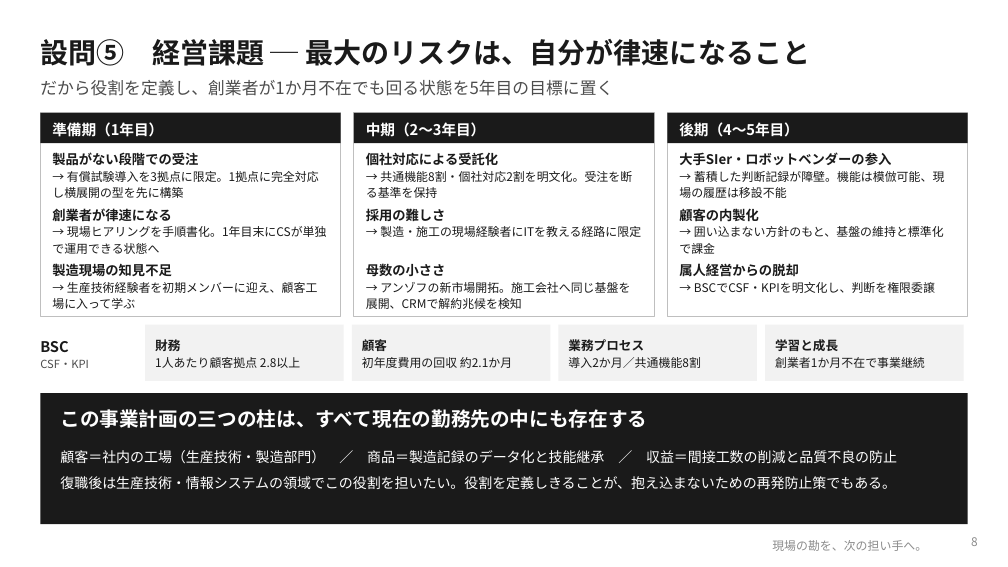
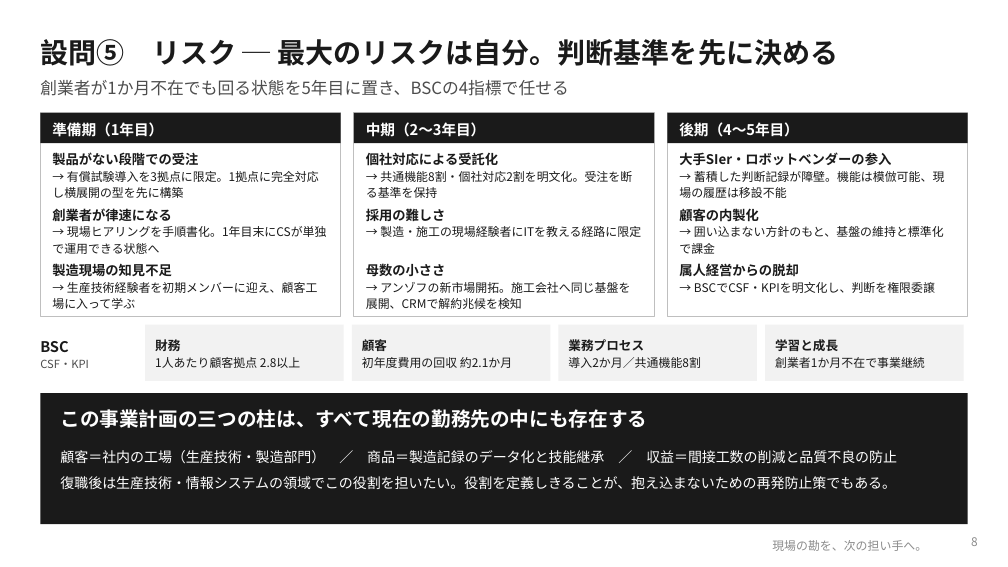
Before and after one commit to SEITOSHIKI/-ai-commute-audio-, a slide deck: slide 8 of deck/セルフマネジメント課題_事業構想プレゼン.pptx. Drawn at 1008x567 pixels with LibreOffice and Linux fonts; fonts in the diff are those of the drawing; background and template pictures are left out. Boxes give left, top, right and bottom in pixels: in the first picture for what was removed or moved away, otherwise in the second. Text is boxed around its words. In the diff, an @@ line names an element or a change of style, - is before the commit and + after.

```diff
--- a/deck/セルフマネジメント課題_事業構想プレゼン.pptx
+++ b/deck/セルフマネジメント課題_事業構想プレゼン.pptx
@@ text at bbox=[40, 39, 838, 66]: text changed @@
-設問⑤ 経営課題 ─ 最大のリスクは、自分が律速になること
+設問⑤ リスク ─ 最大のリスクは自分。判断基準を先に決める
@@ text at bbox=[40, 80, 569, 96]: text changed @@
-だから役割を定義し、創業者が1か月不在でも回る状態を5年目の目標に置く
+創業者が1か月不在でも回る状態を5年目に置き、BSCの4指標で任せる
```
Also in this commit, not shown: 5 other slides changed, 1 slide added, 1 slide removed, 4 other files.
